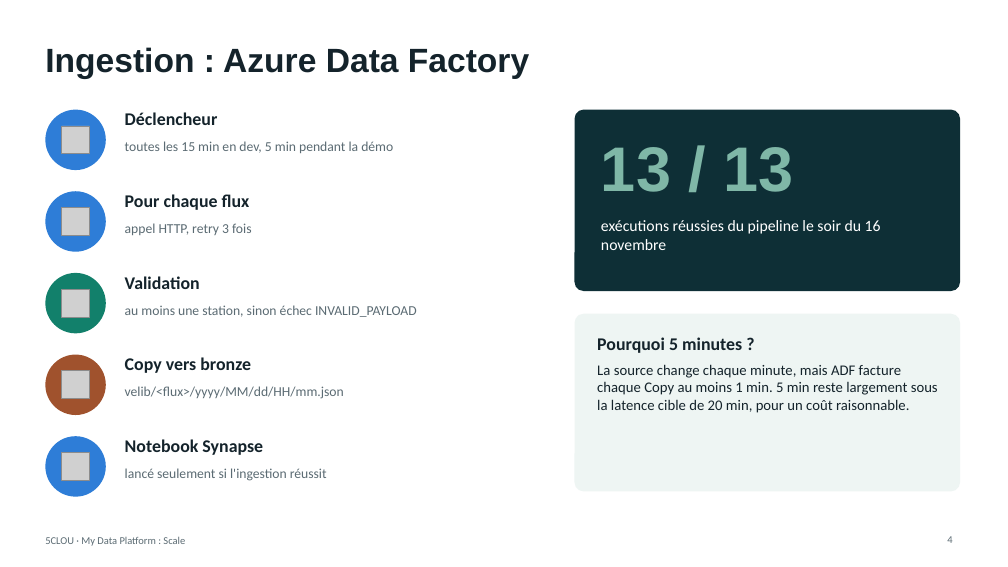
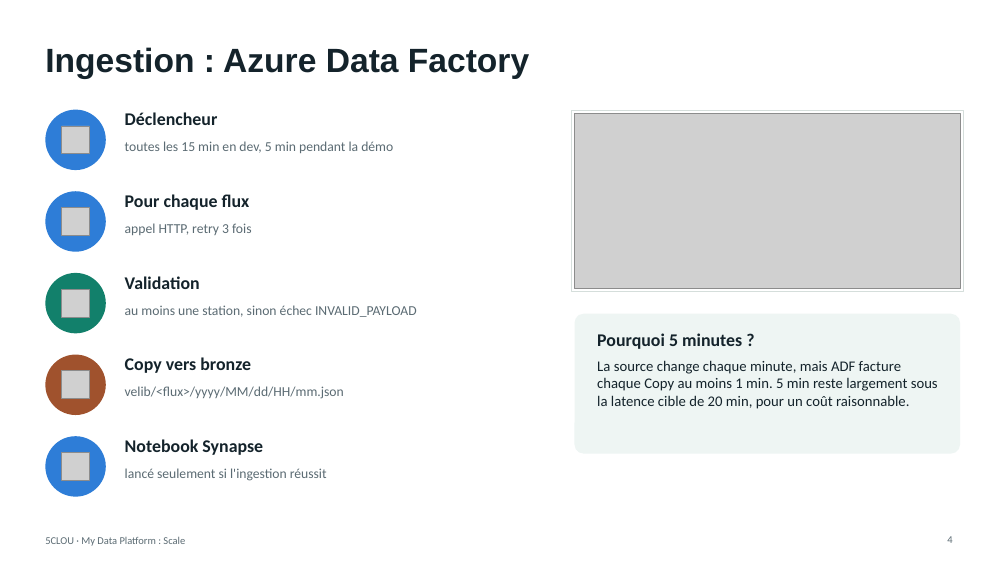
Before and after one commit to lambert-19/my_data_platform, a slide deck: slide 4 of docs/slides_velib.pptx. Drawn at 1008x567 pixels with LibreOffice and Linux fonts; fonts in the diff are those of the drawing; grey boxes stand for pictures. Boxes give left, top, right and bottom in pixels: in the first picture for what was removed or moved away, otherwise in the second. Text is boxed around its words. In the diff, an @@ line names an element or a change of style, - is before the commit and + after.

```diff
--- a/docs/slides_velib.pptx
+++ b/docs/slides_velib.pptx
@@ rectangle at (x1=572, y1=110, x2=963, y2=292): rounded rectangle to rectangle; fill #0E2F36 to #FFFFFF; outline none to #D5DEDB 1 pt @@
@@ picture added at (x1=575, y1=113, x2=960, y2=289) @@
@@ text removed at (x1=601, y1=147, x2=793, y2=192) @@
-13 / 13
@@ text removed at (x1=601, y1=220, x2=881, y2=250) @@
-exécutions réussies du pipeline le soir du 16 novembre
@@ rounded rectangle resized from (x1=575, y1=314, x2=960, y2=492) to (x1=575, y1=314, x2=960, y2=454) @@
@@ rounded rectangle at (x1=575, y1=314, x2=960, y2=454): proportions changed @@
@@ text "Pourquoi 5 minutes ?" moved from (x1=597, y1=337, x2=938, y2=413) to (x1=597, y1=333, x2=938, y2=409) @@
```
Also in this commit, not shown: 1 other slide changed, 1 slide added, 7 other files.
